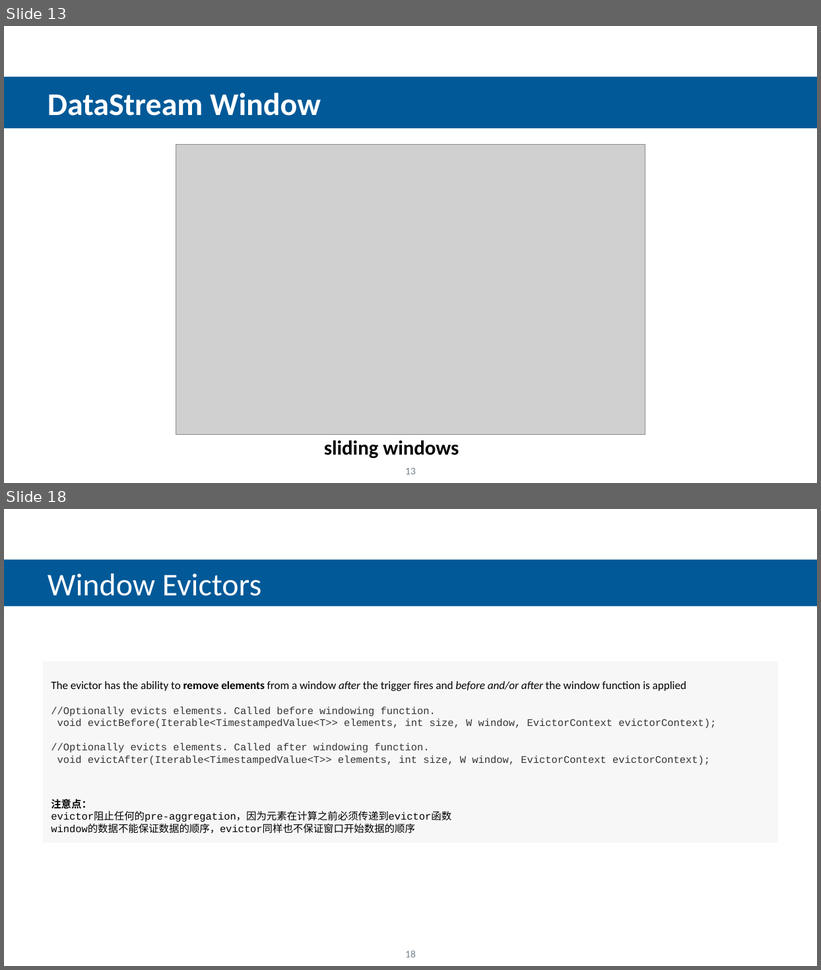
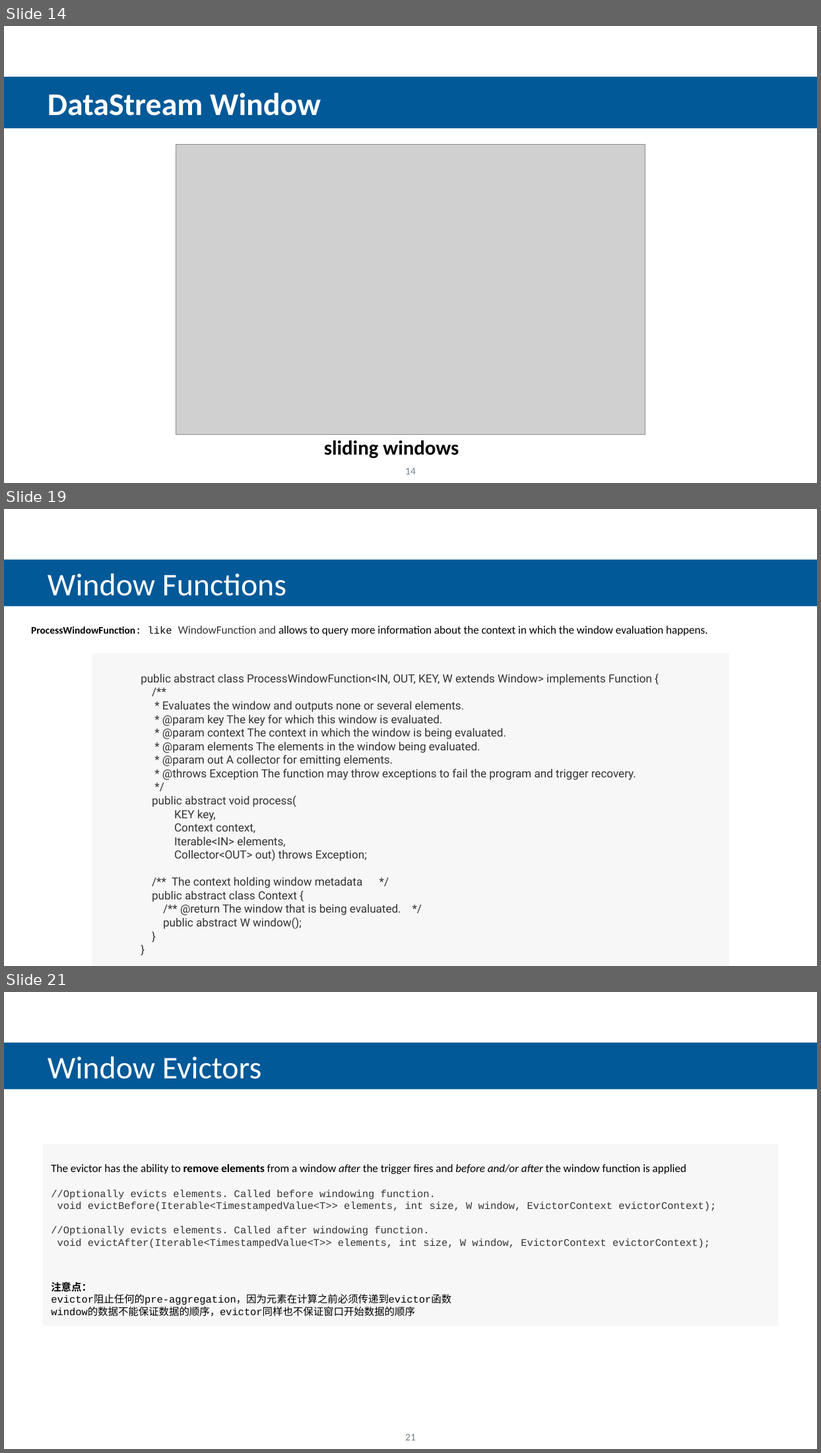
Before and after one commit to feiniaoyuyu/com-my-flink-java, a slide deck: flink introduction.pptx. Shown one above the other, each under a label of ours: slides 13 and 18 before the commit, slides 14, 19 and 21 after it; the slides between them are not shown. The pictures are 821x970 and 821x1453 pixels, drawn with LibreOffice and Linux fonts; fonts in the diff are those of the drawing; grey boxes stand for pictures; background and template pictures are left out. Boxes give left, top, right and bottom in pixels: in the first picture for what was removed or moved away, otherwise in the second. Text is boxed around its words. In the diff, an @@ line names an element or a change of style, - is before the commit and + after.

```diff
--- a/flink introduction.pptx
+++ b/flink introduction.pptx
@@ slide 19 added at <box>4,509,817,966</box>, background #FFFFFF @@
@@ rectangle added at <box>4,559,817,606</box>, fill #015998, 28 pt, text #FFFFFF @@
+  Window Functions
@@ text added at <box>31,626,708,636</box>, 10 pt, text #000000 @@
+ProcessWindowFunction: like WindowFunction and allows to query more information about the context in which the window evaluation happens.
@@ rectangle added at <box>92,654,729,966</box>, fill #F7F7F7, 10 pt, text #333333 @@
+  public abstract class ProcessWindowFunction<IN, OUT, KEY, W extends Window> implements Function {
+  /**
+  * Evaluates the window and outputs none or several elements.
+  * @param key The key for which this window is evaluated.
+  * @param context The context in which the window is being evaluated.
+  * @param elements The elements in the window being evaluated.
+  * @param out A collector for emitting elements.
+  * @throws Exception The function may throw exceptions to fail the program and trigger recovery.
+  */
+  public abstract void process(
+  KEY key,
+  Context context,
+  Iterable<IN> elements,
+  Collector<OUT> out) throws Exception;
+  /** The context holding window metadata */
+  public abstract class Context {
+  /** @return The window that is being evaluated. */
+  public abstract W window();
+  }
+  }
@@ what was slide 13 is now slide 14 @@
@@ page number at <box>405,468,416,475</box>: text changed @@
-13
+14
@@ what was slide 18 is now slide 21 @@
@@ page number at <box>405,1434,416,1441</box>: text changed @@
-18
+21
```
Also in this commit, not shown: 17 slides changed, 9 other slides added, 3 slides removed, 37 other files.
